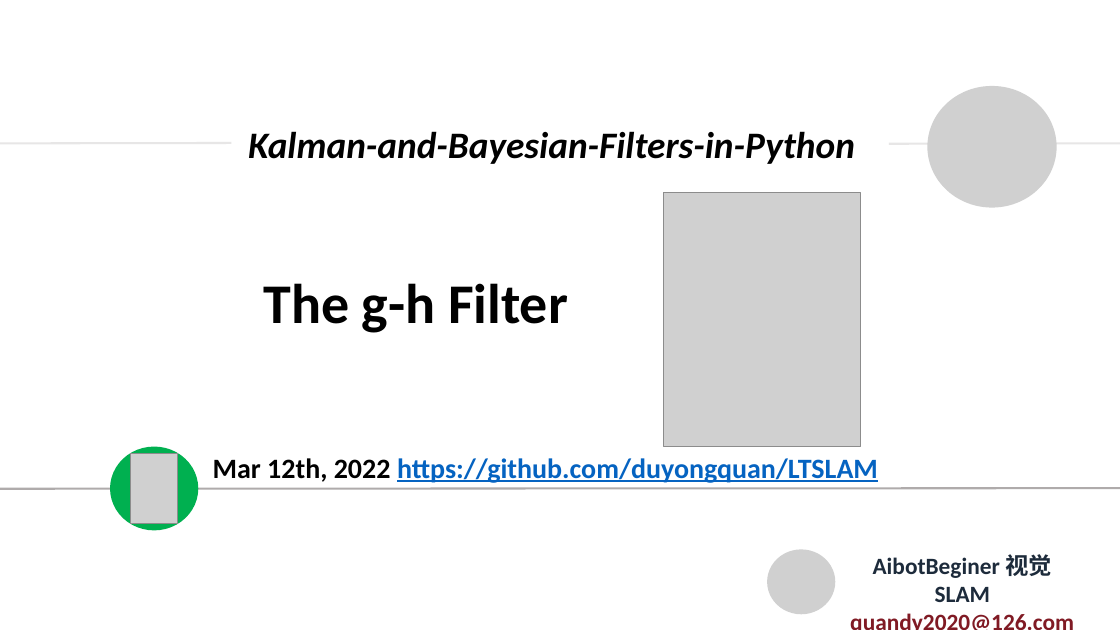
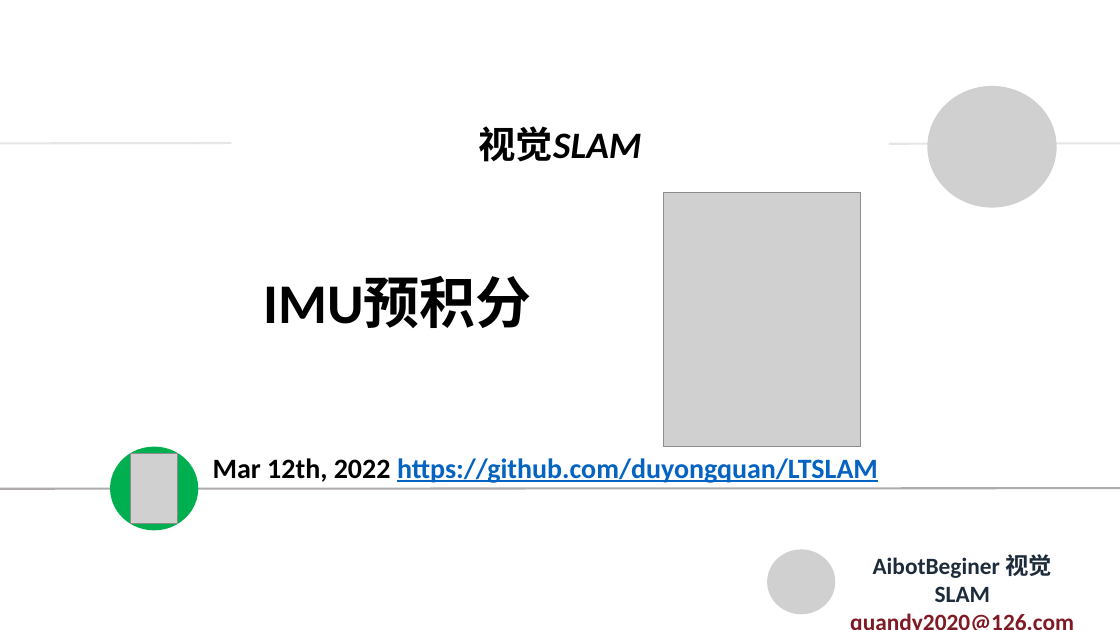
Before and after one commit to duyongquan/LTSLAM, a slide deck: slide 1 of docs/pptx/VINS/09-VINS-IMU预积分.pptx. Drawn at 1120x630 pixels with LibreOffice and Linux fonts; fonts in the diff are those of the drawing; grey boxes stand for pictures. Boxes give left, top, right and bottom in pixels: in the first picture for what was removed or moved away, otherwise in the second. Text is boxed around its words. In the diff, an @@ line names an element or a change of style, - is before the commit and + after.

```diff
--- a/docs/pptx/VINS/09-VINS-IMU预积分.pptx
+++ b/docs/pptx/VINS/09-VINS-IMU预积分.pptx
@@ text at (478,126,641,162): text changed @@
-Kalman-and-Bayesian-Filters-in-Python
+视觉SLAM
@@ text at (263,276,531,328): text changed @@
-The g-h Filter
+IMU预积分
```
Also in this commit, not shown: 22 slides added, 27 slides removed, 5 other files.
